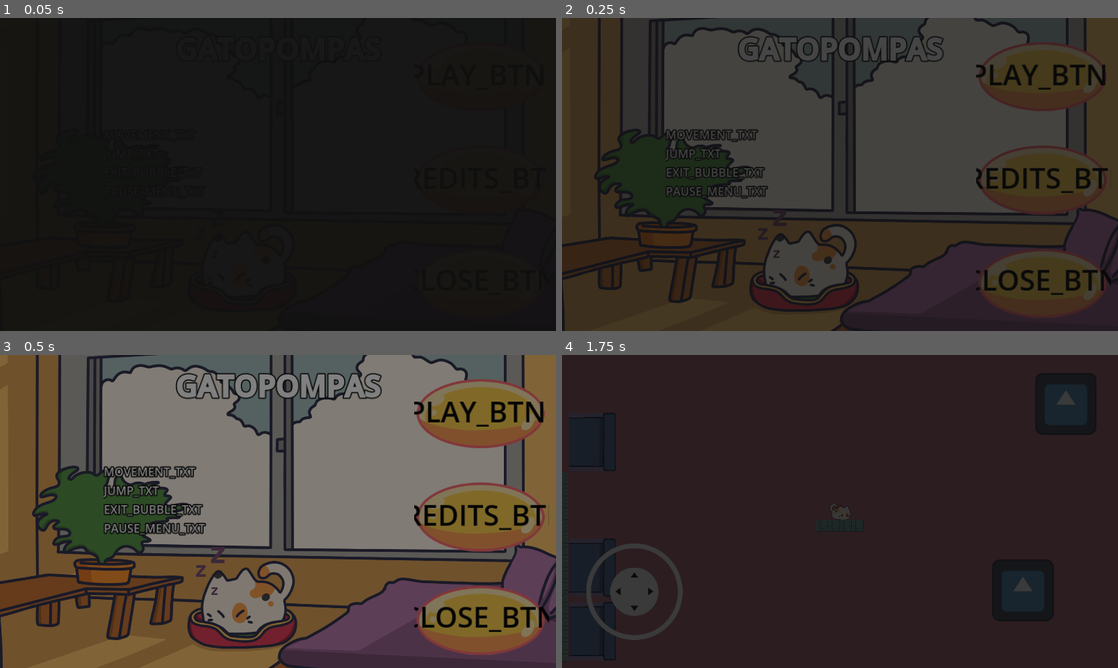
Above: before the commit, frames 1-4 (two rows, left to right).
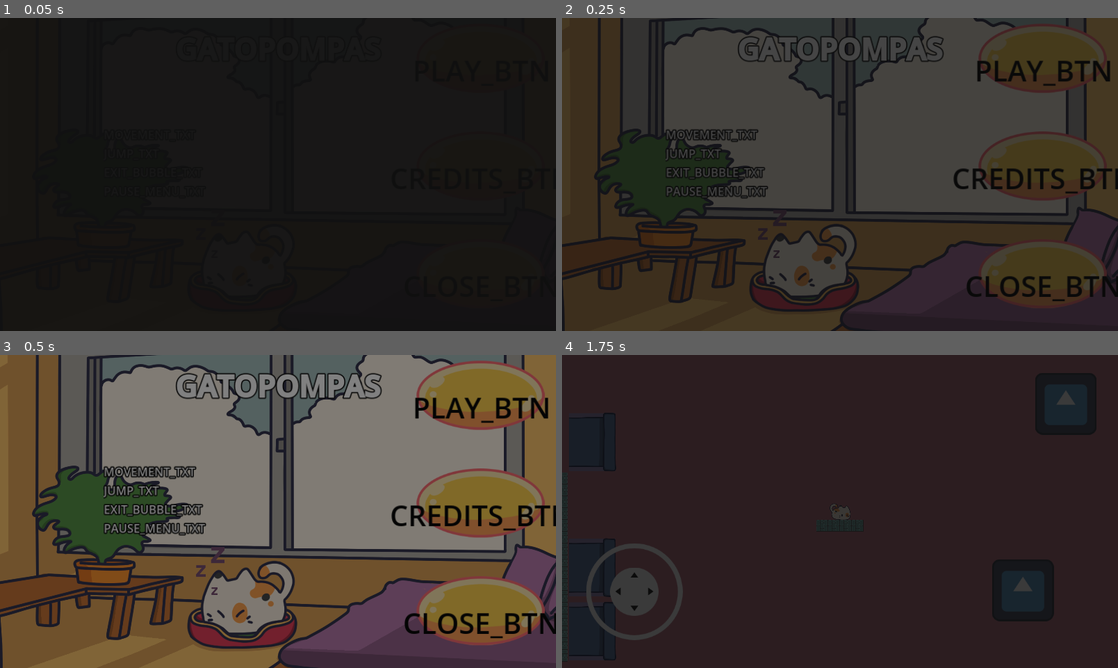
Above: after the commit, the same moments.

Repository: ManuelOteroFernandez/GGJ25
Game: Godot game, scene res://Enviroment/SceneManager/SceneManager.tscn
Same seed, same stepped clock (60 frames per second), same inputs: the game is played once before the commit and once after it. The engine's default icon, where the game draws it, is replaced by a stand-in: a white triangle on a blue panel in a dark square.
Inputs:
- Up to frame 1 (0.05 s): no input
- Up to frame 2 (0.25 s): no input
- Up to frame 3 (0.5 s): no input
- Up to frame 4 (1.75 s): click "PLAY_BTN" at 0.5 s; click "PLAY_BTN" at 1.25 s

The runs differ from the first frame. In frame 2, 6.5% of the frame differs, in the area x 70-100%, y 2-96%; in frame 3, 12%, in the area x 70-100%, y 1-96%; in frame 4, nothing differs.

Commit message:
SaveSystem

Diff:
--- a/Enviroment/SceneManager/scene_manager.gd
+++ b/Enviroment/SceneManager/scene_manager.gd
@@ -26,11 +26,17 @@
 func open_level(level_index:int):
 
 	if level_index < len(level_list):
+
+		if SaveSystem.get_level_index() < level_index:
+			SaveSystem.set_level_index(level_index)
+			SaveSystem.save_game()
+
 		GameController.pause(true, true)
 		next_scene = level_list[level_index]
 		current_level_index = level_index
 		current_transition = Transition_to.Level
 		tsm.start_transition(transition)
+
 	else:
 		current_level_index = 0
 		open_main_menu()
--- /dev/null
+++ b/SaveSystem/SaveSystem.gd
@@ -0,0 +1,106 @@
+extends Node
+
+
+var _level_index = 0
+
+func _ready() -> void:
+	load_game()
+
+func save_game():
+	var save_file = FileAccess.open("user://savegame.save", FileAccess.WRITE)
+
+	# Save no node data
+	var data = {
+		"_level_index": get_level_index()
+	}
+	save_file.store_line(JSON.stringify(data))
+
+	var save_nodes = get_tree().get_nodes_in_group("Persist")
+	for node in save_nodes:
+		# Check the node is an instanced scene so it can be instanced again during load.
+		if node.scene_file_path.is_empty():
+			print("persistent node '%s' is not an instanced scene, skipped" % node.name)
+			continue
+
+		# Check the node has a save function.
+		if !node.has_method("save"):
+			print("persistent node '%s' is missing a save() function, skipped" % node.name)
+			continue
+
+		# Call the node's save function.
+		var node_data = node.call("save")
+
+		# JSON provides a static method to serialized JSON string.
+		var json_string = JSON.stringify(node_data)
+
+		# Store the save dictionary as a new line in the save file.
+		save_file.store_line(json_string)
+
+# Note: This can be called from anywhere inside the tree. This function
+# is path independent.
+func load_game():
+	if not FileAccess.file_exists("user://savegame.save"):
+		return # Error! We don't have a save to load.
+
+	# We need to revert the game state so we're not cloning objects
+	# during loading. This will vary wildly depending on the needs of a
+	# project, so take care with this step.
+	# For our example, we will accomplish this by deleting saveable objects.
+	var save_nodes = get_tree().get_nodes_in_group("Persist")
+	for i in save_nodes:
+		i.queue_free()
+
+	# Load the file line by line and process that dictionary to restore
+	# the object it represents.
+	var save_file = FileAccess.open("user://savegame.save", FileAccess.READ)
+
+	# Load no node data
+	_load_no_node_data(save_file)
+
+	while save_file.get_position() < save_file.get_length():
+		var json_string = save_file.get_line()
+
+		# Creates the helper class to interact with JSON.
+		var json = JSON.new()
+
+		# Check if there is any error while parsing the JSON string, skip in case of failure.
+		var parse_result = json.parse(json_string)
+		if not parse_result == OK:
+			print("JSON Parse Error: ", json.get_error_message(), " in ", json_string, " at line ", json.get_error_line())
+			continue
+
+		# Get the data from the JSON object.
+		var node_data = json.data
+
+		# Firstly, we need to create the object and add it to the tree and set its position.
+		var new_object = load(node_data["filename"]).instantiate()
+		get_node(node_data["parent"]).add_child(new_object)
+		new_object.position = Vector2(node_data["pos_x"], node_data["pos_y"])
+
+		# Now we set the remaining variables.
+		for i in node_data.keys():
+			if i == "filename" or i == "parent" or i == "pos_x" or i == "pos_y":
+				continue
+			new_object.set(i, node_data[i])
+
+func _load_no_node_data(save_file:FileAccess):
+
+	var json_string = save_file.get_line()
+	var json = JSON.new()
+
+	# Check if there is any error while parsing the JSON string, skip in case of failure.
+	var parse_result = json.parse(json_string)
+	if parse_result == OK:
+		var data = json.data
+
+		set_level_index(data["_level_index"] as int)
+
+	else:
+		print("JSON Parse Error: ", json.get_error_message(), " in ", json_string, " at line ", json.get_error_line())
+
+
+func set_level_index(level_index: int):
+	_level_index = level_index
+
+func get_level_index() -> int:
+	return _level_index
--- a/UI/MainMenu.tscn
+++ b/UI/MainMenu.tscn
@@ -115,37 +115,38 @@
 fit_content = true
 
 [node name="VBoxContainer3" type="VBoxContainer" parent="MarginContainer"]
-clip_contents = true
 layout_mode = 1
 anchors_preset = 6
 anchor_left = 1.0
 anchor_top = 0.5
 anchor_right = 1.0
 anchor_bottom = 0.5
-offset_left = -293.52
-offset_top = -362.775
-offset_right = -13.52
-offset_bottom = 275.225
+offset_left = -294.0
+offset_top = -400.5
+offset_right = -14.0
+offset_bottom = 319.5
 grow_horizontal = 0
 grow_vertical = 2
 theme = ExtResource("1_lwfic")
+theme_override_constants/separation = -50
 
 [node name="btnInit" type="TextureButton" parent="MarginContainer/VBoxContainer3"]
 layout_direction = 3
 layout_mode = 2
 size_flags_horizontal = 3
+size_flags_vertical = 3
 texture_normal = ExtResource("4_oc78q")
 
 [node name="Label" type="Label" parent="MarginContainer/VBoxContainer3/btnInit"]
 layout_mode = 1
-anchors_preset = -1
-anchor_left = 0.29
-anchor_top = 0.5
-anchor_right = 0.667
-anchor_bottom = 0.5
-offset_left = 10.2
-offset_top = -38.0
-offset_right = 19.86
+anchors_preset = 8
+anchor_left = 0.5
+anchor_top = 0.5
+anchor_right = 0.5
+anchor_bottom = 0.5
+offset_left = -143.0
+offset_top = -41.0
+offset_right = 143.0
 offset_bottom = 41.0
 grow_horizontal = 2
 grow_vertical = 2
@@ -158,24 +159,54 @@
 shape = SubResource("RectangleShape2D_0i7b6")
 visibility_mode = 1
 
+[node name="btnContinue" type="TextureButton" parent="MarginContainer/VBoxContainer3"]
+layout_direction = 3
+layout_mode = 2
+size_flags_horizontal = 3
+size_flags_vertical = 3
+texture_normal = ExtResource("4_oc78q")
+
+[node name="Label" type="Label" parent="MarginContainer/VBoxContainer3/btnContinue"]
+layout_mode = 1
+anchors_preset = 8
+anchor_left = 0.5
+anchor_top = 0.5
+anchor_right = 0.5
+anchor_bottom = 0.5
+offset_left = -224.0
+offset_top = -41.0
+offset_right = 224.0
+offset_bottom = 41.0
+grow_horizontal = 2
+grow_vertical = 2
+theme_override_colors/font_color = Color(0, 0, 0, 1)
+theme_override_font_sizes/font_size = 59
+text = "CONTINUE_BTN"
+
+[node name="TbtnContinue" type="TouchScreenButton" parent="MarginContainer/VBoxContainer3/btnContinue"]
+position = Vector2(125.52, 114.275)
+shape = SubResource("RectangleShape2D_0i7b6")
+visibility_mode = 1
+
 [node name="btnCredits" type="TextureButton" parent="MarginContainer/VBoxContainer3"]
 layout_direction = 3
 layout_mode = 2
 size_flags_horizontal = 3
+size_flags_vertical = 3
 texture_normal = ExtResource("4_oc78q")
 texture_pressed = ExtResource("4_oc78q")
 texture_hover = ExtResource("4_oc78q")
 
 [node name="Label" type="Label" parent="MarginContainer/VBoxContainer3/btnCredits"]
 layout_mode = 1
-anchors_preset = -1
-anchor_left = 0.29
-anchor_top = 0.5
-anchor_right = 0.667
-anchor_bottom = 0.5
-offset_left = 10.2
-offset_top = -38.0
-offset_right = 19.86
+anchors_preset = 8
+anchor_left = 0.5
+anchor_top = 0.5
+anchor_right = 0.5
+anchor_bottom = 0.5
+offset_left = -189.5
+offset_top = -41.0
+offset_right = 189.5
 offset_bottom = 41.0
 grow_horizontal = 2
 grow_vertical = 2
@@ -191,20 +222,21 @@
 [node name="btnExit" type="TextureButton" parent="MarginContainer/VBoxContainer3"]
 layout_mode = 2
 size_flags_horizontal = 3
+size_flags_vertical = 3
 texture_normal = ExtResource("4_oc78q")
 texture_pressed = ExtResource("4_oc78q")
 
 [node name="Label" type="Label" parent="MarginContainer/VBoxContainer3/btnExit"]
 layout_mode = 1
-anchors_preset = -1
-anchor_left = 0.29
-anchor_top = 0.5
-anchor_right = 0.667
-anchor_bottom = 0.5
-offset_left = -2.20004
-offset_top = -42.0
-offset_right = 7.45996
-offset_bottom = 40.0
+anchors_preset = 8
+anchor_left = 0.5
+anchor_top = 0.5
+anchor_right = 0.5
+anchor_bottom = 0.5
+offset_left = -162.5
+offset_top = -41.0
+offset_right = 162.5
+offset_bottom = 41.0
 grow_horizontal = 2
 grow_vertical = 2
 theme_override_colors/font_color = Color(0, 0, 0, 1)
@@ -310,6 +342,8 @@
 
 [connection signal="pressed" from="MarginContainer/VBoxContainer3/btnInit" to="." method="_on_init_game"]
 [connection signal="pressed" from="MarginContainer/VBoxContainer3/btnInit/TbtnInit" to="." method="_on_init_game"]
+[connection signal="pressed" from="MarginContainer/VBoxContainer3/btnContinue" to="." method="_on_continue_game"]
+[connection signal="pressed" from="MarginContainer/VBoxContainer3/btnContinue/TbtnContinue" to="." method="_on_continue_game"]
 [connection signal="pressed" from="MarginContainer/VBoxContainer3/btnCredits" to="." method="_on_open_credits"]
 [connection signal="pressed" from="MarginContainer/VBoxContainer3/btnCredits/TbtnCredits" to="." method="_on_open_credits"]
 [connection signal="pressed" from="MarginContainer/VBoxContainer3/btnExit" to="." method="_on_exit_game"]
--- a/UI/mainMenu.gd
+++ b/UI/mainMenu.gd
@@ -16,6 +16,8 @@
 
 	tmc.mid_transition_signal.connect(self._on_mid_transition)
 	#tmc.end_transition_signal.connect(self._on_end_transition)
+
+	$MarginContainer/VBoxContainer3/btnContinue.visible = SaveSystem.get_level_index() > 0
 
 #func _on_end_transition():
 	#pass
@@ -53,6 +55,14 @@
 
 
 func _on_init_game() -> void:
+	SaveSystem.set_level_index(0)
+	SaveSystem.save_game()
+
 	$Boton.play()
 	action = Actions.Game_start
 	scene_manager.open_level(0)
+
+func _on_continue_game():
+	$Boton.play()
+	action = Actions.Game_start
+	scene_manager.open_level(SaveSystem.get_level_index())
--- a/project.godot
+++ b/project.godot
@@ -18,6 +18,7 @@
 [autoload]
 
 GameController="*res://GameController.gd"
+SaveSystem="*res://SaveSystem/SaveSystem.gd"
 
 [display]
 
@@ -32,6 +33,7 @@
 Player=""
 Muro=""
 Enemigo=""
+Persist="Objeto persistente, debe tener el metodo save -> dict que devuelve los parametros que se guardan"
 
 [input]
 
